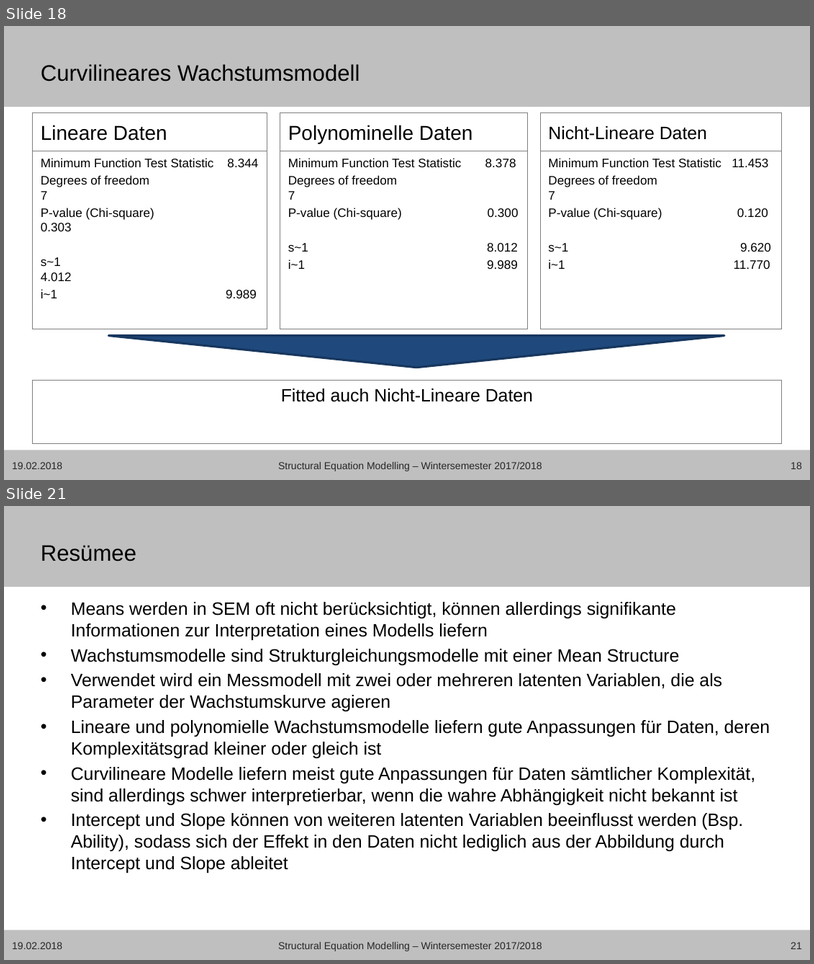
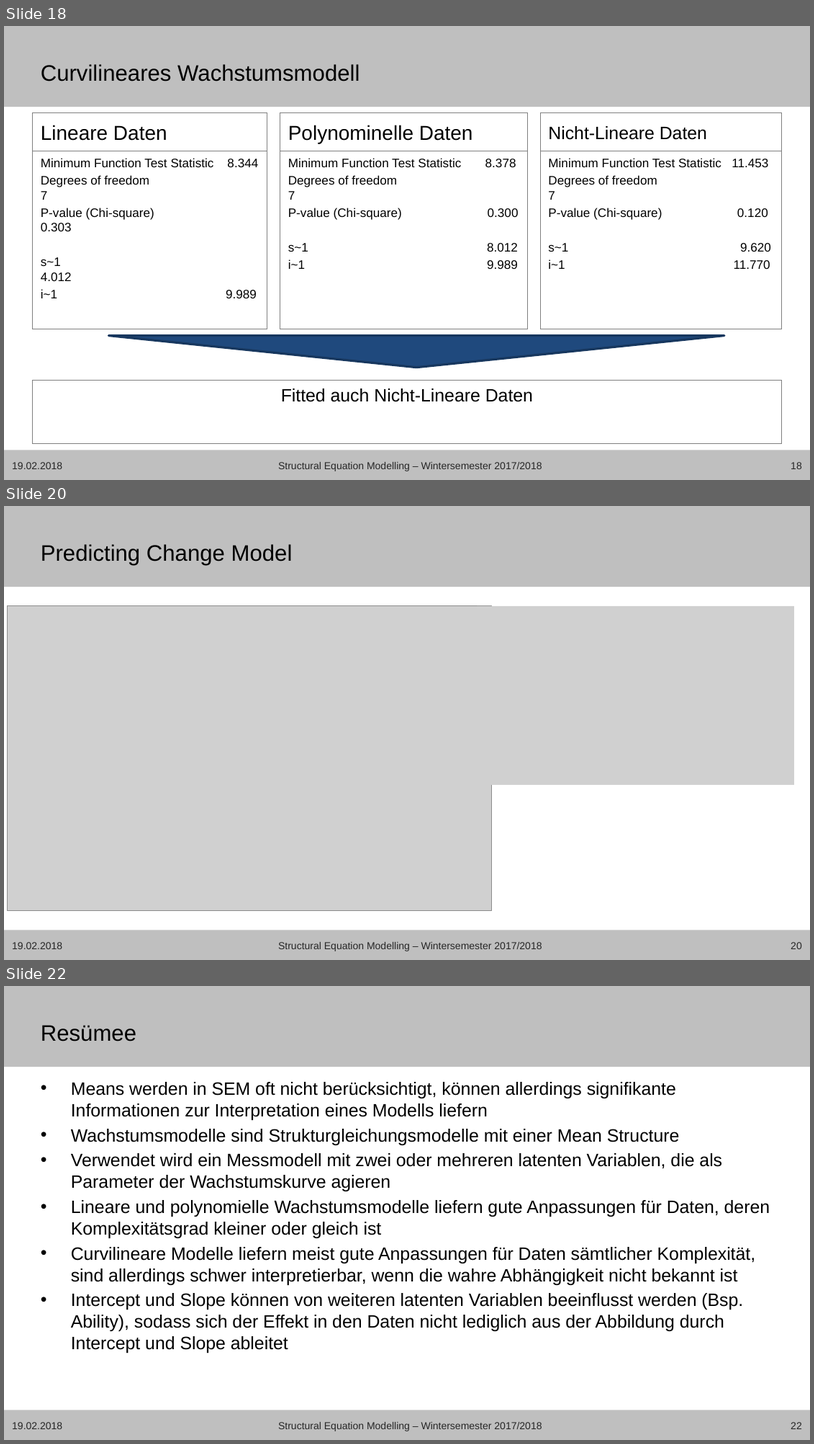
Before and after one commit to mircopp/Structural-Equation-Modeling, a slide deck: sem17_18_wachstumsmodelle_präsentation_final.pptx. Shown one above the other, each under a label of ours: slides 18 and 21 before the commit, slides 18, 20 and 22 after it; the slides between them are not shown. The pictures are 814x964 and 814x1444 pixels, drawn with LibreOffice and Linux fonts; fonts in the diff are those of the drawing; grey boxes stand for pictures; background and template pictures are left out. Boxes give left, top, right and bottom in pixels: in the first picture for what was removed or moved away, otherwise in the second. Text is boxed around its words. In the diff, an @@ line names an element or a change of style, - is before the commit and + after.

```diff
--- a/sem17_18_wachstumsmodelle_präsentation_final.pptx
+++ b/sem17_18_wachstumsmodelle_präsentation_final.pptx
@@ slide 20 added at (4, 506, 810, 960), background #FFFFFF; not listed: 2 template elements that a slide beside it also shows @@
@@ title added at (41, 544, 293, 566), 20 pt, text #000000 @@
+Predicting Change Model
@@ picture added at (7, 606, 492, 911) @@
@@ picture added at (477, 606, 795, 784) @@
@@ text added at (12, 942, 62, 949), 9 pt, text #262626 @@
+19.02.2018
@@ text added at (278, 942, 542, 951), 9 pt, text #262626 @@
+Structural Equation Modelling – Wintersemester 2017/2018
@@ page number added at (791, 942, 802, 949), 9 pt, text #262626 @@
+20
@@ what was slide 21 is now slide 22 @@
@@ page number at (791, 1422, 802, 1429): text changed @@
-21
+22
```
Also in this commit, not shown: 4 slides changed, 1 other slide added, 1 other file.
